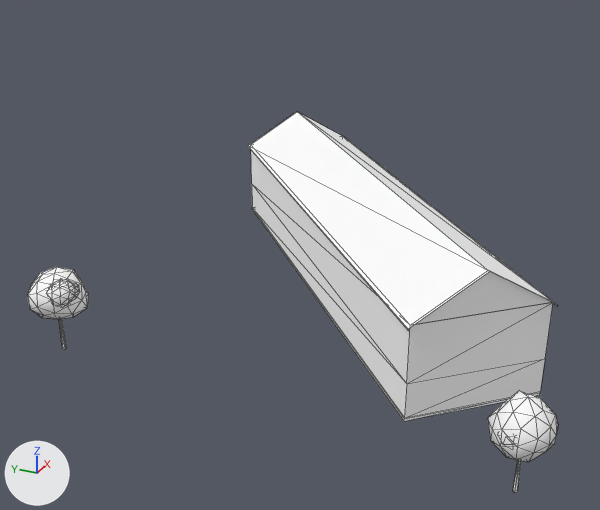
Before and after pictures for a commit that changed the glTF model cities/arlov-borggatan/pack/tiles/c9_4.glb.
Before and after are seen from a 50 mm camera at (482.2, 240.1, 53.5) aimed at (564.8, 277.3, 12.2). The axes (+X, +Y, +Z) are drawn at lower left. The lights are the same throughout. The first picture is the older version. Mesh edges are drawn as thin lines. Vertices at exactly the same position are counted once.

Script lines for the objects in view, before the commit:
```python
me_sm_building_w361096437 = bpy.data.meshes.new('SM_Building_w361096437')
me_sm_building_w361096437.from_pydata(...)  # 34 vertices, 34 faces; spans x -1.0..1.0, y -0.93..0.93, z -0.28..0.28
# faces by material slot: [8, 8, 2, 8, 8]
me_sm_building_w361096437.materials.append(mat_m_wall_brick_red_upper)  # white #ffffff
me_sm_building_w361096437.materials.append(mat_m_wall_brick_red_ground)  # white #ffffff
me_sm_building_w361096437.materials.append(mat_m_wall_brick_red_blank)  # white #ffffff
me_sm_building_w361096437.materials.append(mat_m_roof_tiles_dark)  # white #ffffff
me_sm_building_w361096437.materials.append(mat_m_concrete)  # white #ffffff
me_sm_trees_9_4 = bpy.data.meshes.new('SM_Trees_9_4')
me_sm_trees_9_4.from_pydata(...)  # 276 vertices, 504 faces; spans x -0.16..0.16, y -1.0..1.0, z -0.17..0.17
# faces by material slot: [24, 480]
me_sm_trees_9_4.materials.append(mat_m_bark_wood)  # white #ffffff
me_sm_trees_9_4.materials.append(mat_m_leaf)  # white #ffffff
ob_sm_building_w361096437 = bpy.data.objects.new('SM_Building_w361096437', me_sm_building_w361096437)
ob_sm_building_w361096437.location = (574.9, 272.5, 12.7)
ob_sm_building_w361096437.scale = (27.6, 27.6, 27.6)
ob_sm_trees_9_4 = bpy.data.objects.new('SM_Trees_9_4', me_sm_trees_9_4)
ob_sm_trees_9_4.location = (543.1, 272.3, 10.3)
ob_sm_trees_9_4.scale = (28.3, 28.3, 28.3)
```
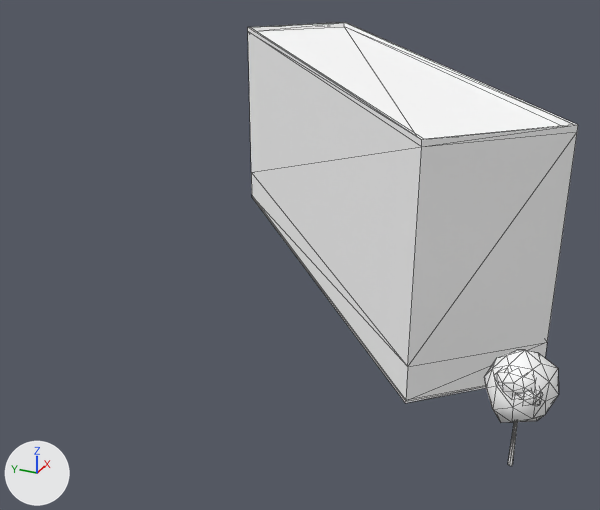
Changed parts and their boxes [x1, y1, x2, y2] in the pictures (600 x 510 px; the box of a moved part takes in the faces that stretch with it):
'SM_Building_w361096437', reshaped, moved, rescaled (6% wider, 23% taller): before [248, 112, 558, 421]; after [248, 22, 578, 403]
'SM_Trees_9_4', reshaped, moved, rescaled (86% narrower, 48% shorter): before [27, 267, 558, 492]; after [484, 350, 559, 466]
part 1 of me_sm_building_w361096437, moved or reshaped: before [252, 208, 540, 421]; after [252, 197, 486, 403]
part 2 of me_sm_building_w361096437, rebuilt: before [251, 151, 553, 419]; after [248, 22, 578, 401]
part 3 of me_sm_building_w361096437, deleted: before [248, 112, 558, 330]
part 4 of me_sm_trees_9_4, moved or reshaped: before [59, 319, 66, 349]; after [508, 422, 518, 466]
part 5 of me_sm_trees_9_4, added: after [484, 350, 559, 422]
part 6 of me_sm_trees_9_4, added: after [495, 369, 536, 397]
part 7 of me_sm_trees_9_4, added: after [521, 389, 542, 405]
part 8 of me_sm_trees_9_4, deleted: before [27, 267, 558, 492]

Edits to the bpy script that builds the scene:
```text
Add mat_m_roof_flat_tar:
    mat_m_roof_flat_tar = principled_material('M_Roof_Flat_tar')
    mat_m_roof_flat_tar.base_color = (1.0, 1.0, 1.0)  # white #ffffff
    mat_m_roof_flat_tar.roughness = 0.922
Change me_sm_building_w361096437:
    used by ob_sm_building_w361096437; location = (574.9, 272.5, 12.7); scale = (27.6, 27.6, 27.6)
    remove me_sm_building_w361096437.from_pydata(...)  # 34 vertices, 34 faces; spans x -1.0..1.0, y -0.93..0.93, z -0.28..0.28
    add me_sm_building_w361096437.from_pydata(...)  # 32 vertices, 50 faces; spans x -1.0..1.0, y -0.93..0.93, z -0.48..0.48
    me_sm_building_w361096437 part 1: the loose piece of 8 vertices spanning x -0.98..0.98, y -0.92..0.92, z -0.28..-0.26 is scaled about its middle by (1.02, 1.02, 0.929), then moved by (0.0, 0.0, -0.21)
    me_sm_building_w361096437 part 2: the loose piece of 16 vertices spanning x -0.98..0.98, y -0.92..0.92, z -0.27..0.28 is rebuilt with 24 vertices and now spans x -1.0..1.0, y -0.93..0.93, z -0.48..0.48
    me_sm_building_w361096437 part 3: the loose piece of 10 vertices spanning x -1.0..1.0, y -0.93..0.93, z 0.1..0.28 is deleted
    remove me_sm_building_w361096437.materials.append(mat_m_roof_tiles_dark)  # white #ffffff
    add me_sm_building_w361096437.materials.append(mat_m_roof_flat_tar)  # white #ffffff
Change me_sm_trees_9_4:
    used by ob_sm_trees_9_4; location = (543.1, 272.3, 10.3); scale = (28.3, 28.3, 28.3)
    remove me_sm_trees_9_4.from_pydata(...)  # 276 vertices, 504 faces; spans x -0.16..0.16, y -1.0..1.0, z -0.17..0.17
    add me_sm_trees_9_4.from_pydata(...)  # 138 vertices, 252 faces; spans x -0.52..0.52, y -0.53..0.53, z -1.0..1.0
    me_sm_trees_9_4 part 4: the loose piece of 12 vertices spanning x 0.04..0.05, y 0.86..0.88, z -0.16..-0.02 is scaled about its middle by (4.8, 4.78, 5.87), then moved by (0.01, -0.87, -0.48)
    me_sm_trees_9_4 part 5: a new loose piece of 42 vertices spanning x -0.52..0.52, y -0.53..0.53, z -0.24..1.0, in mat_m_leaf (white #ffffff)
    me_sm_trees_9_4 part 6: a new loose piece of 42 vertices spanning x -0.47..0.11, y -0.25..0.36, z 0.4..0.83, in mat_m_leaf (white #ffffff)
    me_sm_trees_9_4 part 7: a new loose piece of 42 vertices spanning x -0.45..0.06, y -0.35..0.14, z 0.32..0.7, in mat_m_leaf (white #ffffff)
    me_sm_trees_9_4 part 8: 7 loose pieces with 264 vertices, spanning x -0.16..0.16, y -1.0..1.0, z -0.17..0.17, are deleted
Change ob_sm_building_w361096437:
    ob_sm_building_w361096437.location: (574.9, 272.5, 12.7) -> (574.9, 272.5, 20.3)
    ob_sm_building_w361096437.scale: (27.6, 27.6, 27.6) -> (27.2, 27.2, 27.2)
Change ob_sm_trees_9_4:
    ob_sm_trees_9_4.location: (543.1, 272.3, 10.3) -> (541.9, 247.3, 13.2)
    ob_sm_trees_9_4.scale: (28.3, 28.3, 28.3) -> (5.7, 5.7, 5.7)
```
